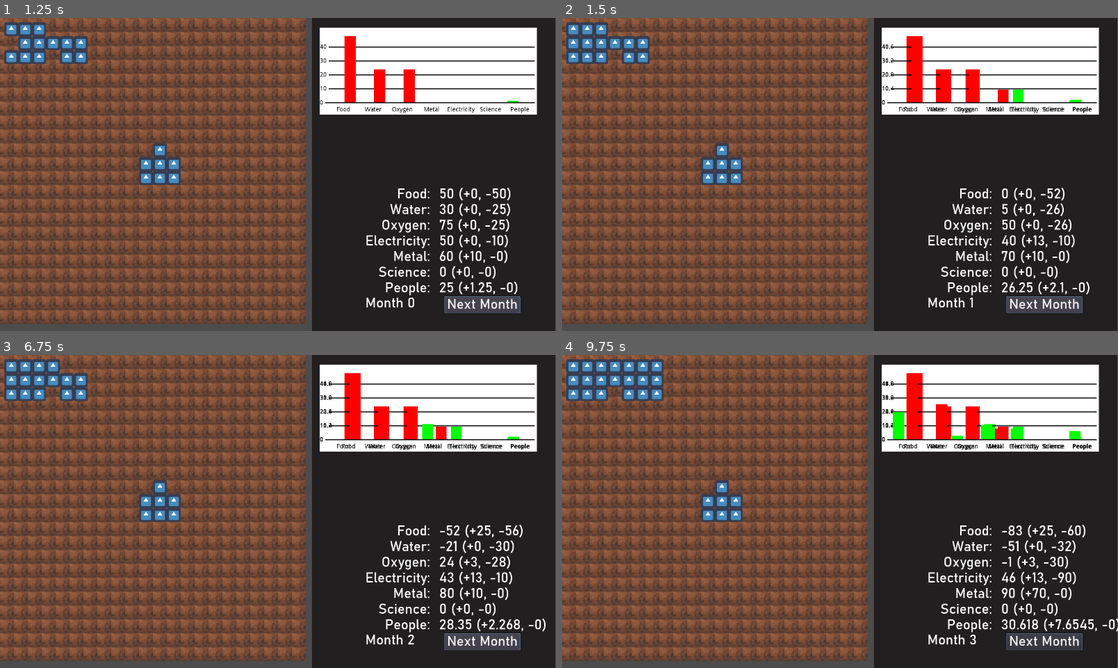
Above: before the commit, frames 1-4 (two rows, left to right).
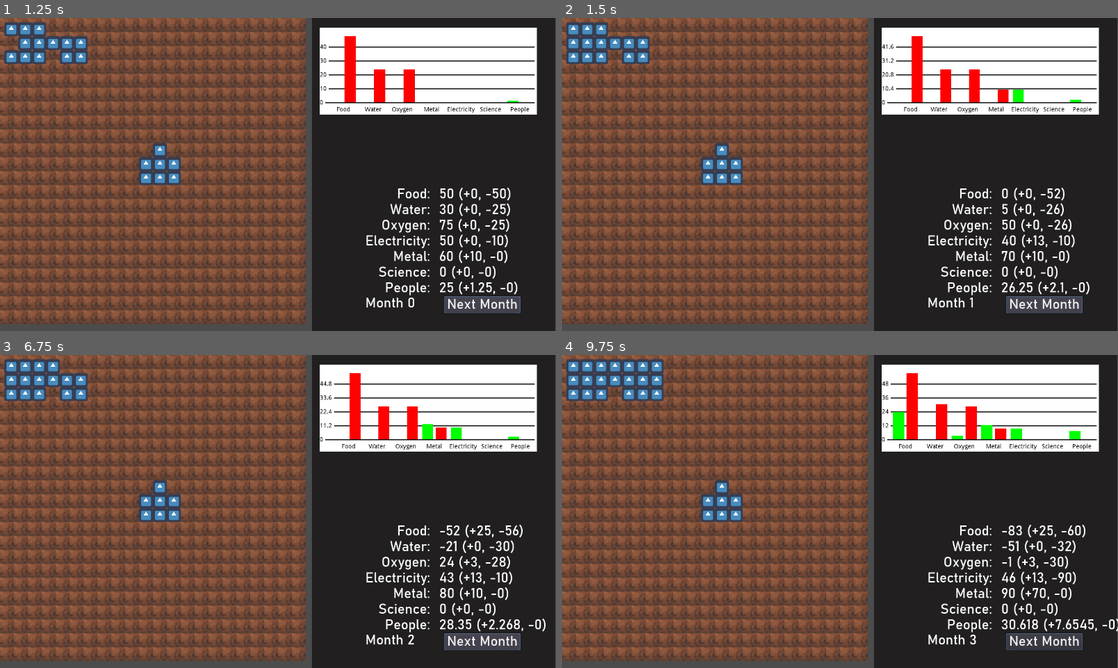
Above: after the commit, the same moments.

Repository: sirknightj/CEV-1
Game: Godot game, scene res://scenes/MainGameScene.tscn
Two runs of this game, one before a commit and one after it. Both use one fixed random seed, a clock stepped at 60 frames per second and the inputs below. The engine's default icon, where the game draws it, is replaced by a stand-in: a white triangle on a blue panel in a dark square.
Inputs (mouse positions are in pixels of both pictures, inside the frame that each line leads up to):
- Up to frame 1 (1.25 s): click "Next Month" at 0.5 s
- Up to frame 2 (1.5 s): click "Next Month" at 1.25 s
- Up to frame 3 (6.75 s): click (355, 414) at 2 s; click (361, 414) at 2.75 s; click (355, 433) at 3.5 s; click (355, 414) at 4.25 s; click (361, 414) at 5 s; click (355, 433) at 5.75 s; click "Next Month" at 6.5 s
- Up to frame 4 (9.75 s): click (917, 414) at 7.25 s; click (923, 414) at 8 s; click (917, 433) at 8.75 s; tap Enter at 9.5 s; move the mouse to (723, 486) at 9.52 s; press the mouse at (723, 486) at 9.53 s

Frame 1 is identical in both runs. In frame 2, 0.6% of the frame differs, in the area x 57-96%, y 5-31%; in frame 3, 0.7%; in frame 4, 0.8%.

Commit message:
Clear/redraw on update

Diff:
--- a/source/scripts/Graph.gd
+++ b/source/scripts/Graph.gd
@@ -28,7 +28,15 @@
 	bg.rect_size = Vector2(WIDTH, HEIGHT)
 	add_child(bg)
 
+
 func update_graph(resourceDict : Dictionary) -> void:
+	for child in get_children():
+		remove_child(child)
+
+	var bg : ColorRect = ColorRect.new()
+	bg.rect_size = Vector2(WIDTH, HEIGHT)
+	add_child(bg)
+
 	print(resourceDict)
 	print(resourceDict.keys().size())
 	var sums : Dictionary = {}
